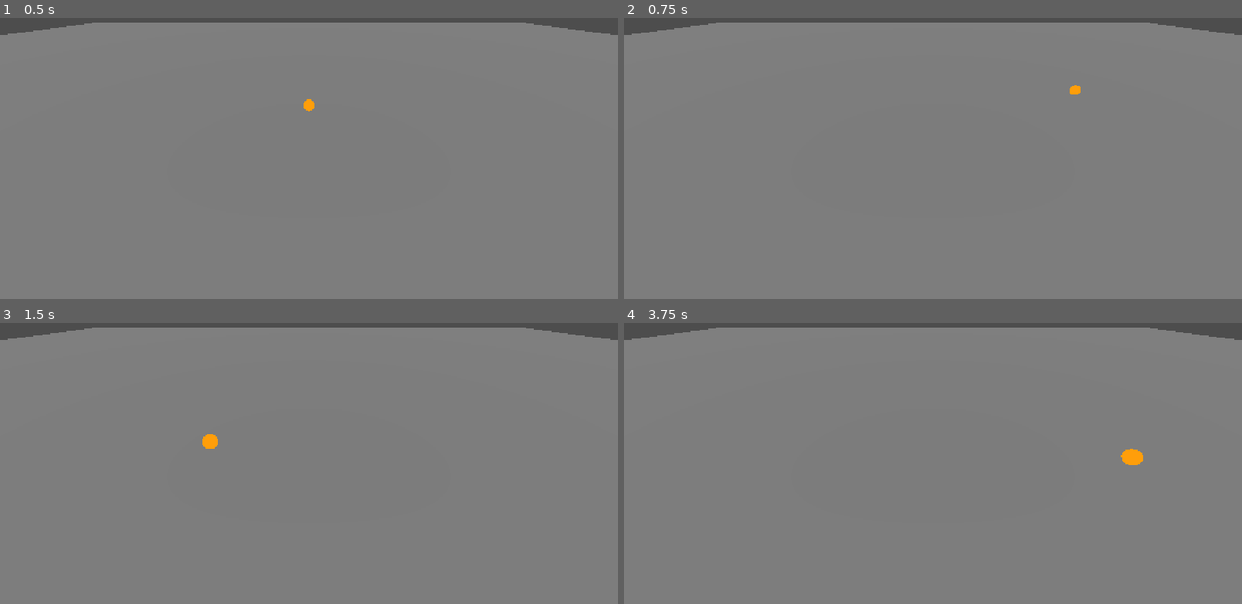
Above: before the commit, frames 1-4 (two rows, left to right).
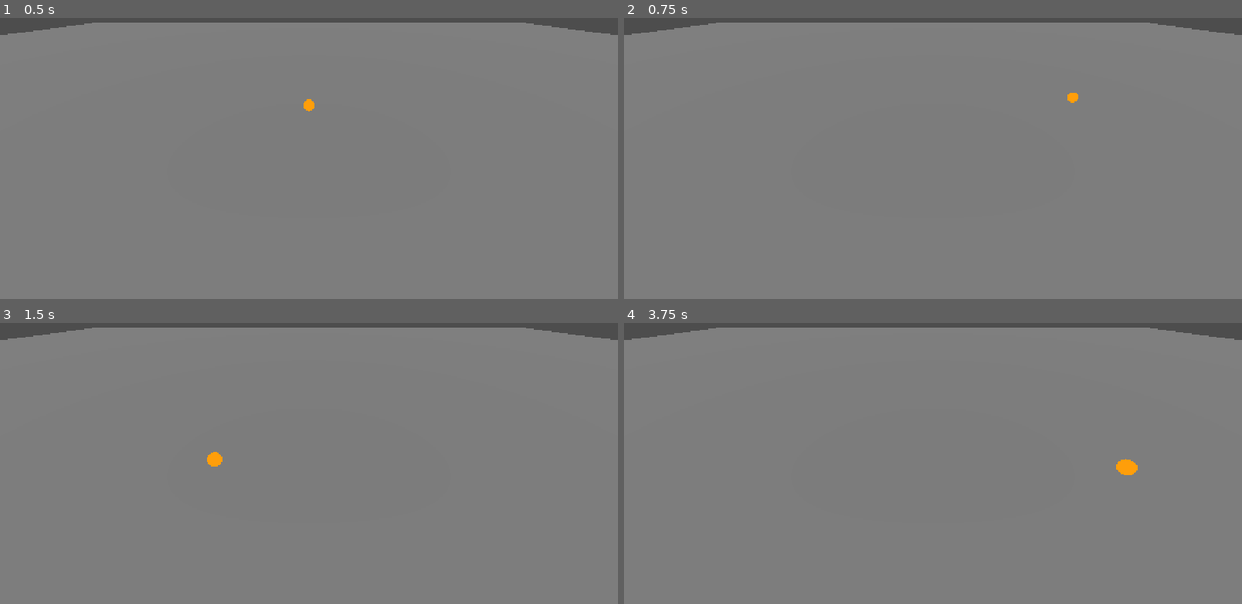
Above: after the commit, the same moments.

Repository: DatYak/Brackeys-Jam-26
Game: Godot game, scene res://scenes/pickup_test.tscn
The game is run twice, just before and just after one commit, with the same random seed, the same clock (stepped at 60 frames per second) and the same inputs. The project has no main scene, so this scene is started directly.
Inputs (mouse positions are in pixels of both pictures, inside the frame that each line leads up to):
- Up to frame 1 (0.5 s): no input
- Up to frame 2 (0.75 s): tap Enter at 0.5 s; move the mouse to (1068, 107) at 0.52 s; click (1068, 107) at 0.67 s
- Up to frame 3 (1.5 s): tap Space at 1.25 s; drag from (185, 446) to (278, 500) at 1.27 s
- Up to frame 4 (3.75 s): move the mouse to (994, 353) at 2.02 s; click (994, 353) at 2.17 s; tap Enter at 2.75 s; drag from (902, 500) to (747, 379) at 2.77 s; move the mouse to (1118, 483) at 3.52 s; click (1118, 483) at 3.67 s

Frame 1 is identical in both runs. In frame 2, less than 0.1% of the frame differs, in the area x 71-74%, y 23-31%; in frame 3, 0.2%; in frame 4, 0.3%, in the area x 79-84%, y 44-55%.

Commit message:
interacting with entities

Diff:
--- a/scenes/pickup_target.tscn
+++ b/scenes/pickup_target.tscn
@@ -21,3 +21,6 @@
 [node name="MeshInstance3D" type="MeshInstance3D" parent="." unique_id=1025050091]
 mesh = SubResource("QuadMesh_2qlwl")
 surface_material_override/0 = SubResource("StandardMaterial3D_ujqf1")
+
+[connection signal="mouse_entered" from="Area3D" to="." method="_hover"]
+[connection signal="mouse_exited" from="Area3D" to="." method="_hover_end"]
--- a/scripts/cursor.gd
+++ b/scripts/cursor.gd
@@ -3,6 +3,7 @@
 @onready var camera:= get_parent() as Camera3D
 @export_range(1, 1000) var hover_height:float = 2.0
 @export_range(1, 1000) var lowered_height:float = -1.5
+@export_range(0.0, 1.0) var pickup_time:float = 0.13
 
 const RAY_LENGTH = 1000.0
 
@@ -28,6 +29,18 @@
 
 	global_position = cursor_position
 
+func _input(event: InputEvent) -> void:
+	if event is InputEventMouseButton and event.button_index == 1:
+
+		if event.is_pressed():
+			_lower()
+		if event.is_released():
+			_raise()
+
 func _lower() -> void:
 	var tween = get_tree().create_tween()
-	tween.tween_property($Model, "position", Vector3(0,0,0), 0.25)
+	tween.tween_property($Model, "position", Vector3(0,lowered_height,0), pickup_time)
+
+func _raise() -> void:
+	var tween = get_tree().create_tween()
+	tween.tween_property($Model, "position", Vector3(0,0,0), pickup_time)
--- a/scripts/pickup_target.gd
+++ b/scripts/pickup_target.gd
@@ -1,17 +1,23 @@
 extends Node3D
 
-var pickedup:bool = false
+var hover_target:bool = false
+var dragging:bool= false
+
+signal picked_up
 
 # Called when the node enters the scene tree for the first time.
 func _ready() -> void:
 	pass # Replace with function body.
 
-func _pickup() -> void:
-	pickedup = true
+func _hover() -> void:
+	hover_target = true
 
-func release() -> void:
-	pickedup = false
+func _hover_end() -> void:
+	hover_target = false
 
 # Called every frame. 'delta' is the elapsed time since the previous frame.
-func _process(delta: float) -> void:
-	if pickedup:
+func _input(event: InputEvent) -> void:
+	if event is InputEventMouseButton and event.button_index == 1:
+		if event.is_pressed() and hover_target:
+			dragging = true
+			picked_up.emit()
